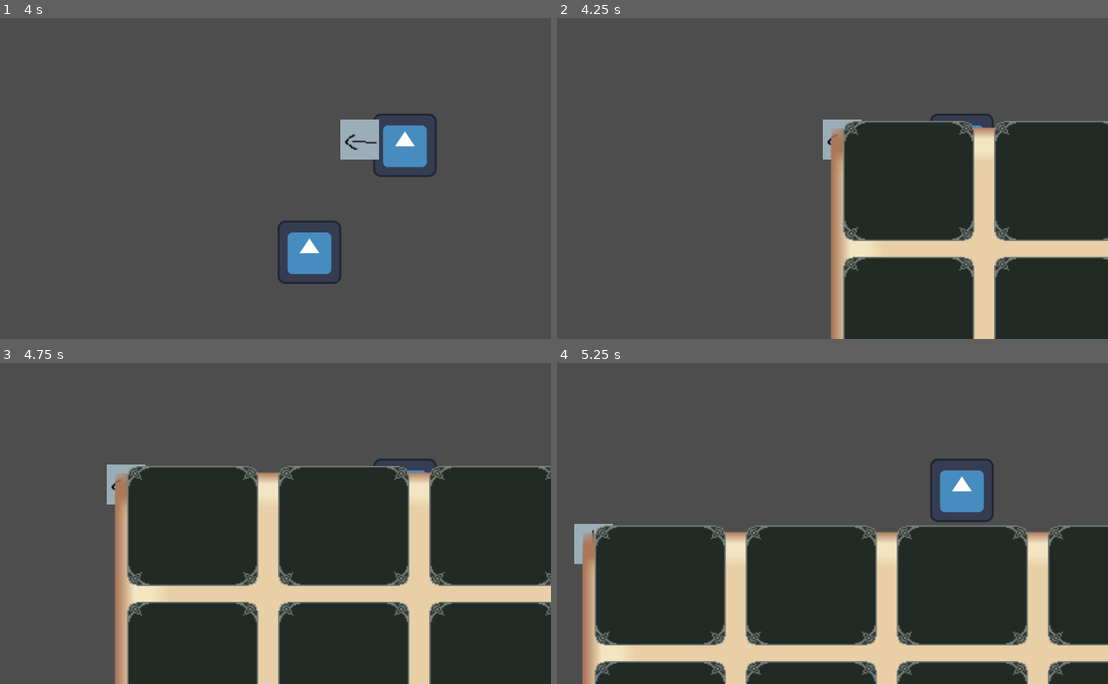
Above: before the commit, frames 1-4 (two rows, left to right).
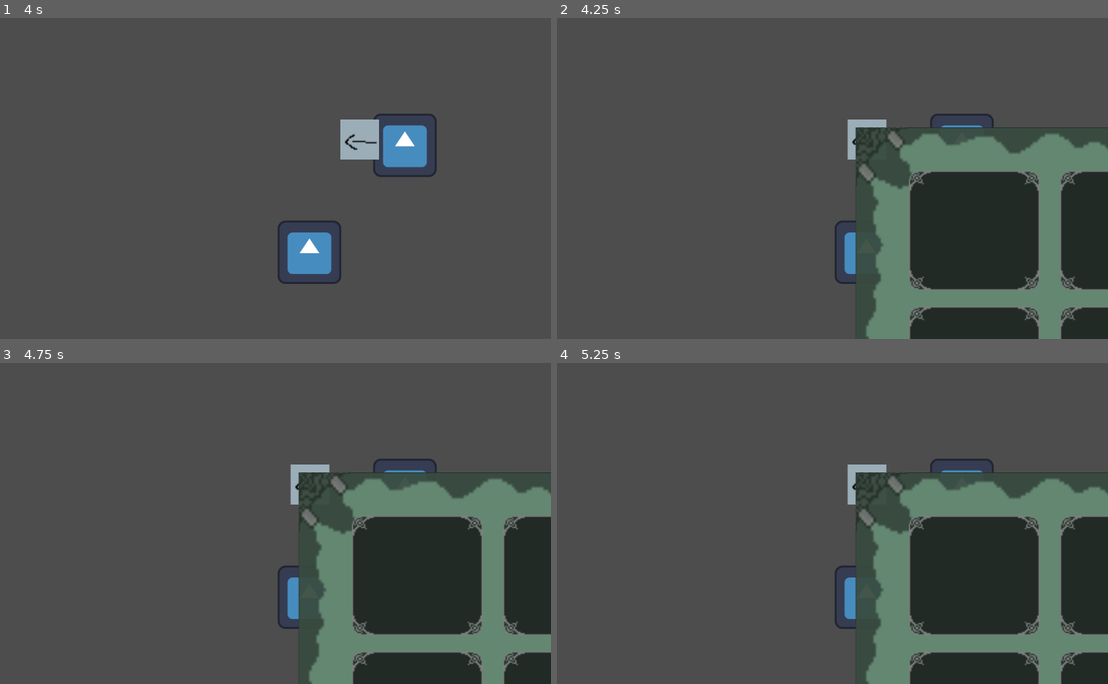
Above: after the commit, the same moments.

Repository: xern0/SleepyShrimpStudios-ChemicalCleanse
Game: Godot game, scene res://world.tscn
Same seed, same stepped clock (60 frames per second), same inputs: the game is played once before the commit and once after it. This scene is started directly instead of the project's main scene. The engine's default icon, where the game draws it, is replaced by a stand-in: a white triangle on a blue panel in a dark square.
Inputs:
- Up to frame 1 (4 s): tap Enter at 0.5, 3.5 s; hold D (right) 0.53-1.28 s; hold E (interact) 0.53-1.28 s; hold S (down) 1.28-2.03 s; tap Space (roll) at 1.35, 2.75, 3.6 s; hold D (right) 2.03-2.78 s; hold Shift (run) 2.03-2.78 s; hold W (up) 2.78-3.53 s; tap E (interact) at 2.85 s; hold A (left) from 3.53 s (still down)
- Up to frame 2 (4.25 s): keep holding A (left); tap U (inventory) at 4.15 s
- Up to frame 3 (4.75 s): keep holding A (left); tap Shift (run) at 4.35 s
- Up to frame 4 (5.25 s): release A (left) at 5.03 s; hold S (down) from 5.03 s (still down); hold E (interact) from 5.03 s (still down)

Frame 1 is identical in both runs. In frame 2, 23% of the frame differs, in the area x 48-100%, y 31-100%; in frame 3, 43%, in the area x 19-100%, y 31-100%; in frame 4, 40%.

Commit message:
finished the paause thing fro inventory and making objexts go into diff inventory

Diff:
--- a/chemical-cleanse/Inv_UI.tscn
+++ b/chemical-cleanse/Inv_UI.tscn
@@ -1,7 +1,7 @@
 [gd_scene load_steps=4 format=3 uid="uid://dbu4hbmyjoogq"]
 
 [ext_resource type="Script" uid="uid://bntbpj60k1ydk" path="res://assets/Items/Inv_UI.gd" id="1_ifgqb"]
-[ext_resource type="Texture2D" uid="uid://dqf82m1bsrwt3" path="res://assets/emojis-free/emoji style ui/Inventory_Blocks_Spritesheet.png" id="2_k3k8b"]
+[ext_resource type="Texture2D" uid="uid://bb8u626hb1q6y" path="res://assets/Sprite sheets/inventory/Inventory HUD.png" id="2_f21xu"]
 [ext_resource type="PackedScene" uid="uid://cvwig44k2ivfa" path="res://inv_ui_slots.tscn" id="3_f21xu"]
 
 [node name="Inv_UI" type="Control"]
@@ -16,8 +16,8 @@
 layout_mode = 0
 offset_right = 1384.0
 offset_bottom = 977.0
-texture = ExtResource("2_k3k8b")
-region_rect = Rect2(2.4462242, 97.61566, 43.14836, 44.772766)
+texture = ExtResource("2_f21xu")
+region_rect = Rect2(0, 0, 288, 180)
 patch_margin_left = 2
 patch_margin_top = 2
 patch_margin_right = 2
@@ -30,10 +30,10 @@
 anchor_top = 0.5
 anchor_right = 0.5
 anchor_bottom = 0.5
-offset_left = -602.5
-offset_top = -406.5
-offset_right = 609.5
-offset_bottom = 614.5
+offset_left = -620.0
+offset_top = -404.5
+offset_right = 592.0
+offset_bottom = 616.5
 grow_horizontal = 2
 grow_vertical = 2
 theme_override_constants/h_separation = 4
@@ -41,7 +41,7 @@
 columns = 4
 
 [node name="inv_UI_slots" parent="NinePatchRect/GridContainer" instance=ExtResource("3_f21xu")]
-custom_minimum_size = Vector2(300, 270)
+custom_minimum_size = Vector2(10, 0)
 layout_mode = 2
 
 [node name="inv_UI_slots2" parent="NinePatchRect/GridContainer" instance=ExtResource("3_f21xu")]
--- a/chemical-cleanse/assets/Items/Inv_UI.gd
+++ b/chemical-cleanse/assets/Items/Inv_UI.gd
@@ -6,32 +6,27 @@
 
 func _ready():
 	inv.update.connect(update_slots)
-	close()
-	process_mode = Node.PROCESS_MODE_PAUSABLE
+	close_inventory()
+	process_mode = Node.PROCESS_MODE_ALWAYS
 
 func update_slots():
 	print("updating slots")
 	for u in range(min(inv.slots.size(), slots.size())):
 		slots[u].update(inv.slots[u])
 
-func _process(_delta):
-	if Input.is_action_just_pressed("inventory"):
+func _input(event):
+	if event.is_action_pressed("inventory"):
 		if is_open:
-			close()
+			close_inventory()
 		else:
-			open()
+			open_inventory()
 
-func open():
+func open_inventory():
 	visible = true
 	is_open = true
+	get_tree().paused = true
 
-func close():
+func close_inventory():
 	visible = false
 	is_open = false
-
-func _on_pause_button_pressed():
-	get_tree().paused = true
-	show()
-func _on_close_button_pressed():
-	hide()
 	get_tree().paused = false
--- a/chemical-cleanse/inv_ui_slots.tscn
+++ b/chemical-cleanse/inv_ui_slots.tscn
@@ -13,7 +13,7 @@
 
 [node name="Sprite2D" type="Sprite2D" parent="."]
 material = SubResource("CanvasItemMaterial_fumkd")
-position = Vector2(-65, -95.00001)
+position = Vector2(35, 3)
 scale = Vector2(2.75, 2.522)
 texture = ExtResource("2_udbp3")
 centered = false
@@ -21,10 +21,10 @@
 [node name="CenterContainer" type="CenterContainer" parent="."]
 custom_minimum_size = Vector2(296, 267)
 layout_mode = 0
-offset_left = 44.0
-offset_top = 11.0
-offset_right = 340.0
-offset_bottom = 278.0
+offset_left = 39.0
+offset_top = 7.0
+offset_right = 335.0
+offset_bottom = 274.0
 
 [node name="Panel" type="Panel" parent="CenterContainer"]
 layout_mode = 2
--- a/chemical-cleanse/inventory.gd
+++ b/chemical-cleanse/inventory.gd
@@ -6,12 +6,6 @@
 @export var slots: Array[InvSlot]
 
 func insert(item: InvItem):
-	var itemslots = slots.filter(func(slot): return slot.item == item)
-	if !itemslots.is_empty():
-		itemslots[0].amount += 1
-		emit_signal("update")
-		return
-
 	var empty = slots.filter(func(slot): return slot.item == null)
 	if !empty.is_empty():
 		empty[0].item = item
